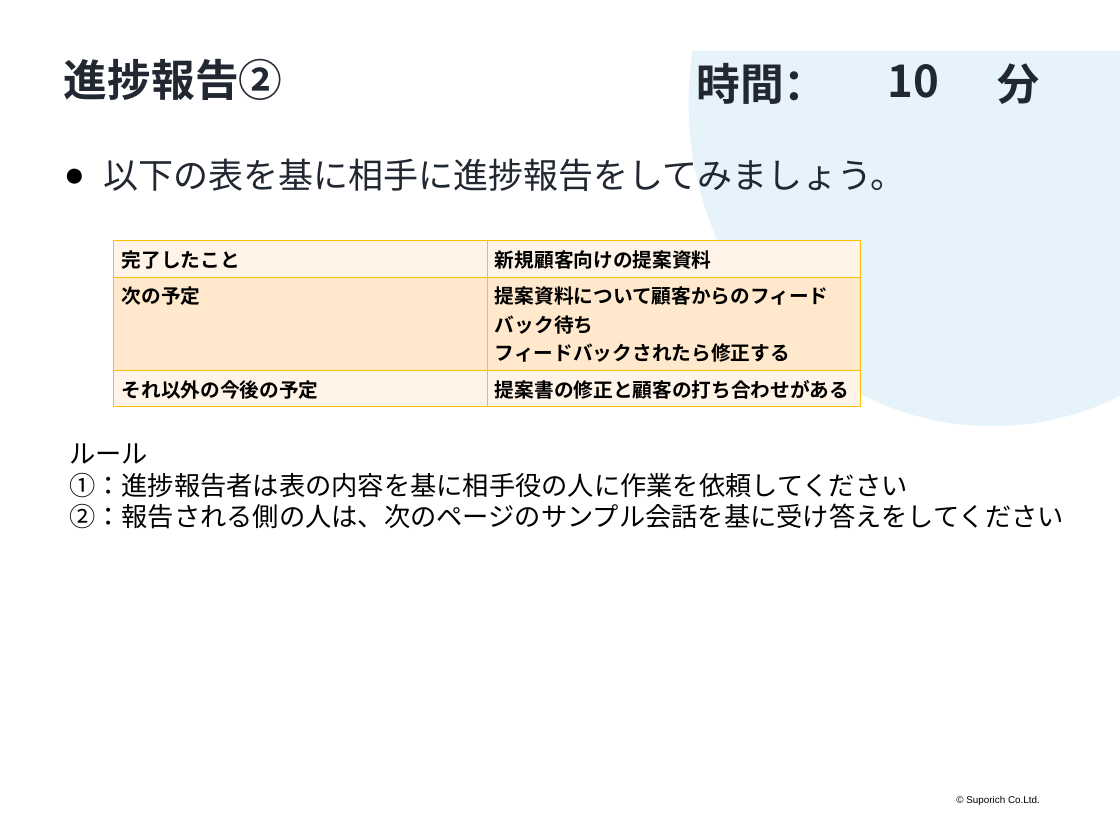
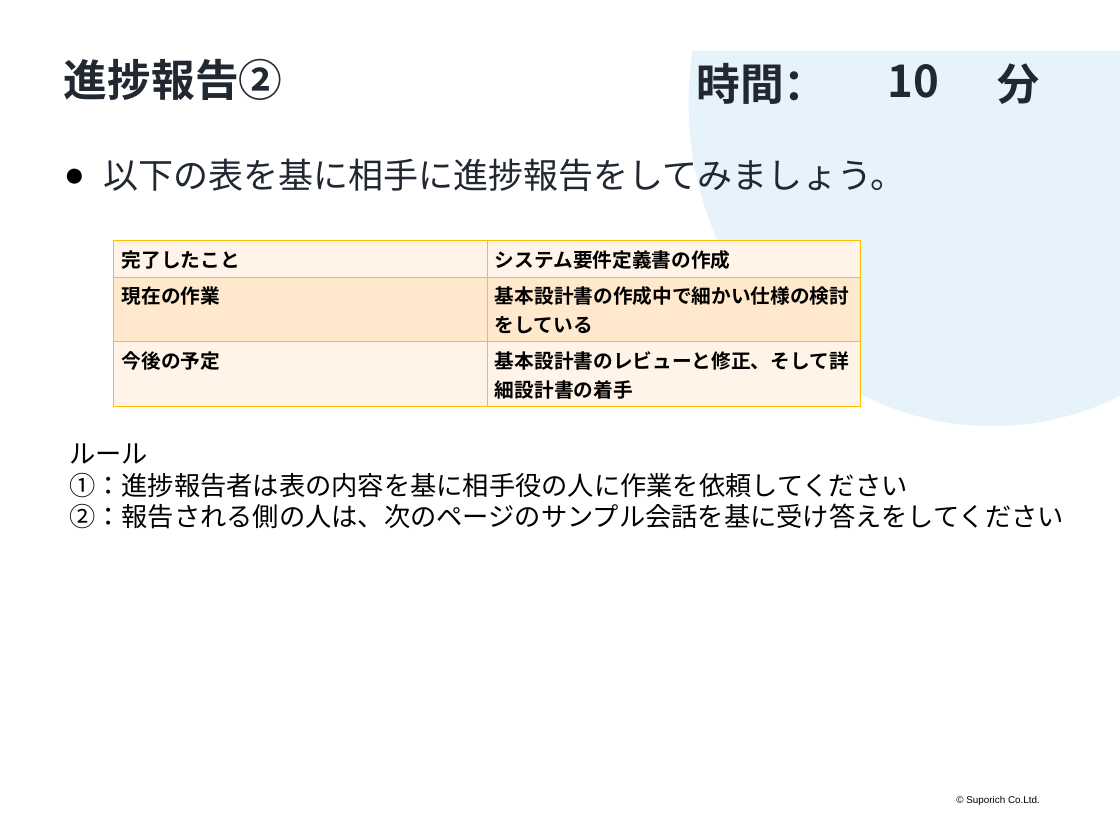
Before and after one commit to Suporich-Academy/Java-Textbook, a slide deck: slide 4 of textbooks/現場で使うIT日本語/3.進捗報告/講義資料/授業内演習問題/Unit3 Practice.pptx. Drawn at 1120x840 pixels with LibreOffice and Linux fonts; fonts in the diff are those of the drawing; background and template pictures are left out. Boxes give left, top, right and bottom in pixels: in the first picture for what was removed or moved away, otherwise in the second. Text is boxed around its words. In the diff, an @@ line names an element or a change of style, - is before the commit and + after.

Commit message:
orientationを2025年7月コース用に修正、その他一部内容を修正

```diff
--- a/textbooks/現場で使うIT日本語/3.進捗報告/講義資料/授業内演習問題/Unit3 Practice.pptx
+++ b/textbooks/現場で使うIT日本語/3.進捗報告/講義資料/授業内演習問題/Unit3 Practice.pptx
@@ table at box(113, 241, 860, 403) @@
-row 1, column 2: 新規顧客向けの提案資料
+row 1, column 2: システム要件定義書の作成
-row 2, column 1: 次の予定
+row 2, column 1: 現在の作業
-row 2, column 2: 提案資料について顧客からのフィードバック待ち / フィードバックされたら修正する
+row 2, column 2: 基本設計書の作成中で細かい仕様の検討をしている
-row 3, column 1: それ以外の今後の予定
+row 3, column 1: 今後の予定
-row 3, column 2: 提案書の修正と顧客の打ち合わせがある
+row 3, column 2: 基本設計書のレビューと修正、そして詳細設計書の着手
```
Also in this commit, not shown: 1 other slide changed, 18 other files.
